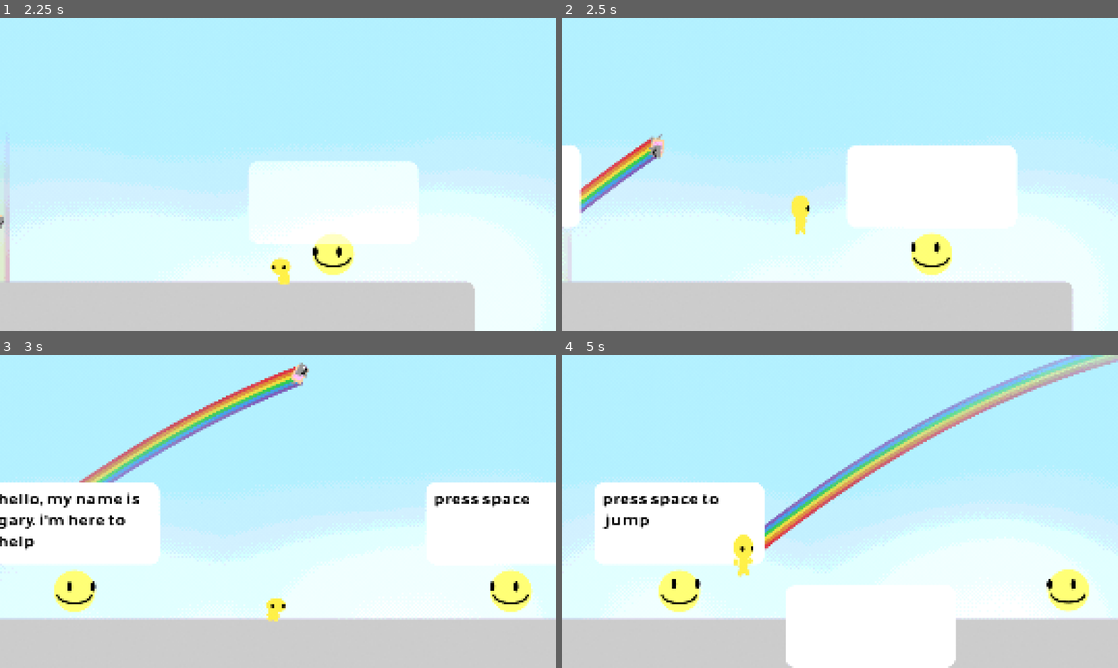
Above: before the commit, frames 1-4 (two rows, left to right).
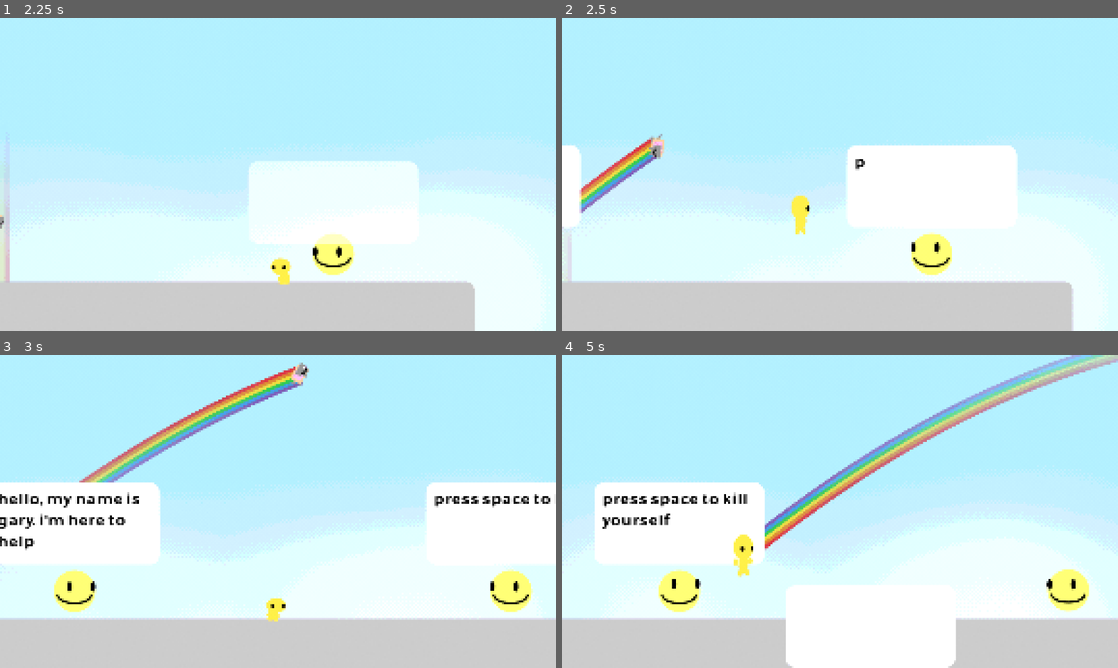
Above: after the commit, the same moments.

Repository: ArandomPsi/trollolol
Game: Godot game, scene res://scenesandscripts/testmap.tscn
Same seed, same stepped clock (60 frames per second), same inputs: the game is played once before the commit and once after it. The project has no main scene, so this scene is started directly.
Inputs (mouse positions are in pixels of both pictures, inside the frame that each line leads up to):
- Up to frame 1 (2.25 s): tap Enter at 0.5 s; move the mouse to (400, 158) at 0.52 s; hold Right (right) 0.53-2.03 s; tap Space (jump) at 0.6, 0.77, 1.07, 1.52, 1.55, 1.82, 2 s; click (400, 158) at 0.67 s; move the mouse to (166, 190) at 1.27 s; tap Alt at 1.35 s; move the mouse to (333, 105) at 2.02 s; hold Left (left) from 2.03 s (still down); tap Shift at 2.1 s
- Up to frame 2 (2.5 s): keep holding Left (left); tap Space (jump) at 2.3 s
- Up to frame 3 (3 s): tap Space (jump) at 2.75, 2.85 s; move the mouse to (250, 574) at 2.77 s; release Left (left) at 2.78 s; hold Right (right) from 2.78 s (still down); click (250, 574) at 2.92 s
- Up to frame 4 (5 s): tap Space (jump) at 3.02, 3.32, 3.5, 3.77, 3.8, 4.07, 4.25, 4.52, 4.55, 4.82 s; move the mouse to (1006, 558) at 3.52 s; tap Alt at 3.6 s; move the mouse to (673, 464) at 4.27 s; release Right (right) at 4.28 s; hold Left (left) from 4.28 s (still down); tap Shift at 4.35 s

Frame 1 is identical in both runs. In frame 2, less than 0.1% of the frame differs, in the area x 52-55%, y 44-49%; in frame 3, less than 0.1%; in frame 4, 0.4%, in the area x 7-34%, y 43-56%.

Commit message:
dialogue changes

Diff:
--- a/scenesandscripts/testmap.tscn
+++ b/scenesandscripts/testmap.tscn
@@ -254,7 +254,7 @@
 
 [node name="verity9" parent="verities" instance=ExtResource("5_dhh1a")]
 position = Vector2(348, 391)
-text = "press space to jump"
+text = "press space to kill yourself"
 
 [node name="verity2" parent="verities" instance=ExtResource("5_dhh1a")]
 position = Vector2(1154, 389)
@@ -262,11 +262,11 @@
 
 [node name="verity3" parent="verities" instance=ExtResource("5_dhh1a")]
 position = Vector2(2015, 234)
-text = "spikes kill you. just jump over them"
+text = "touch red things and you win the game"
 
 [node name="verity4" parent="verities" instance=ExtResource("5_dhh1a")]
 position = Vector2(3598, 227)
-text = "Meet tim, my bestie"
+text = "tim doesn't bite"
 
 [node name="verity5" parent="verities" instance=ExtResource("5_dhh1a")]
 position = Vector2(744, 604)
